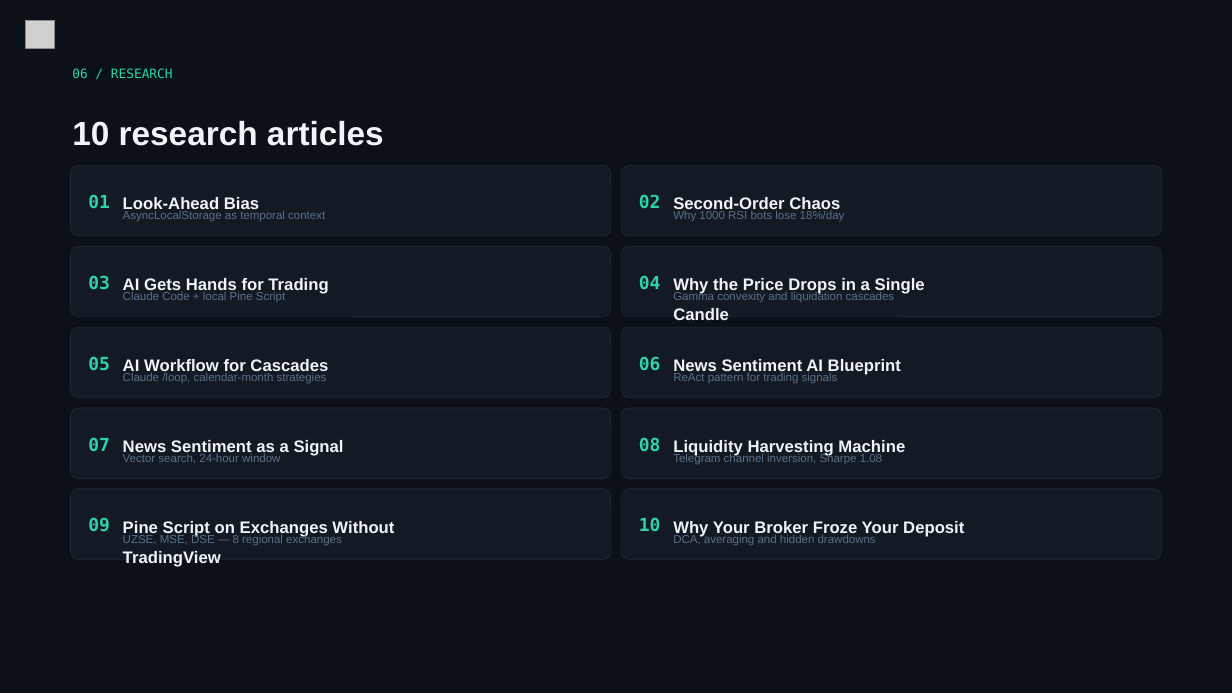
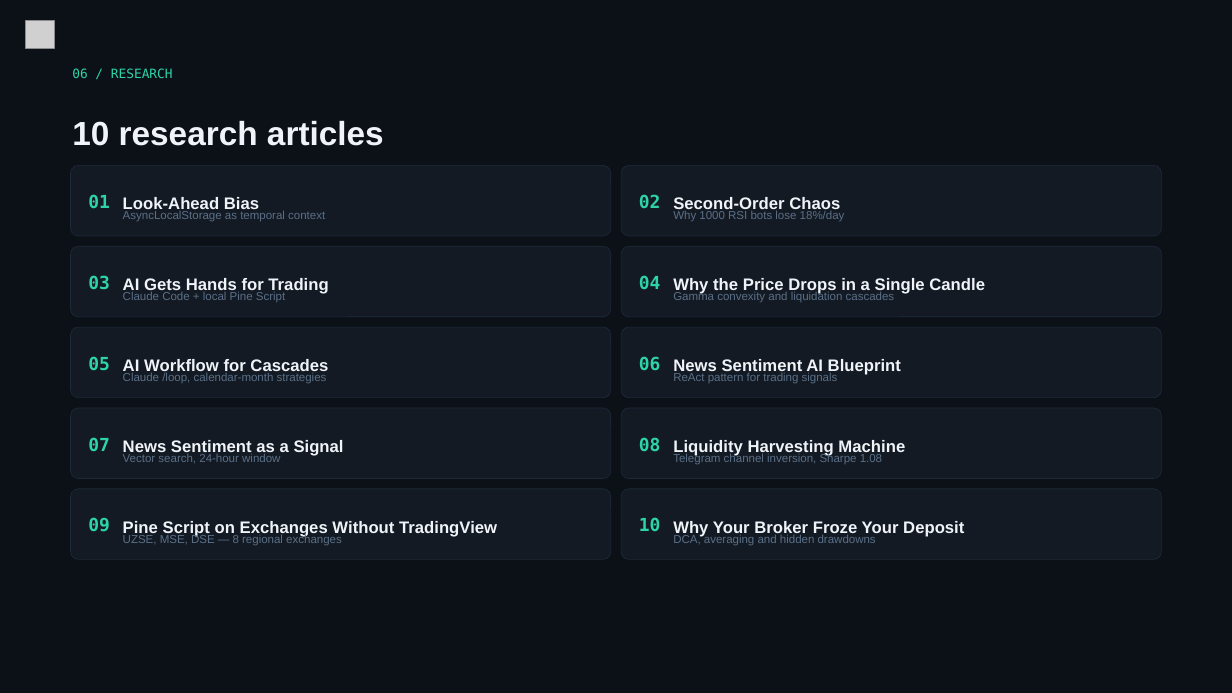
Before and after one commit to theonetrade/theonetrade, a slide deck: slide 13 of assets/theonetrade_en.pptx. Drawn at 1232x693 pixels with LibreOffice and Linux fonts; fonts in the diff are those of the drawing; grey boxes stand for pictures. Boxes give left, top, right and bottom in pixels: in the first picture for what was removed or moved away, otherwise in the second. Text is boxed around its words. In the diff, an @@ line names an element or a change of style, - is before the commit and + after.

```diff
--- a/assets/theonetrade_en.pptx
+++ b/assets/theonetrade_en.pptx
@@ text "Why the Price Drops in ..." rewrapped from [673, 278, 925, 320] to [673, 278, 985, 295] @@
@@ text "Pine Script on Exchanges Without ..." rewrapped from [123, 521, 394, 567] to [123, 521, 497, 537] @@
```
Also in this commit, not shown: 7 other slides changed, 1 other file.
